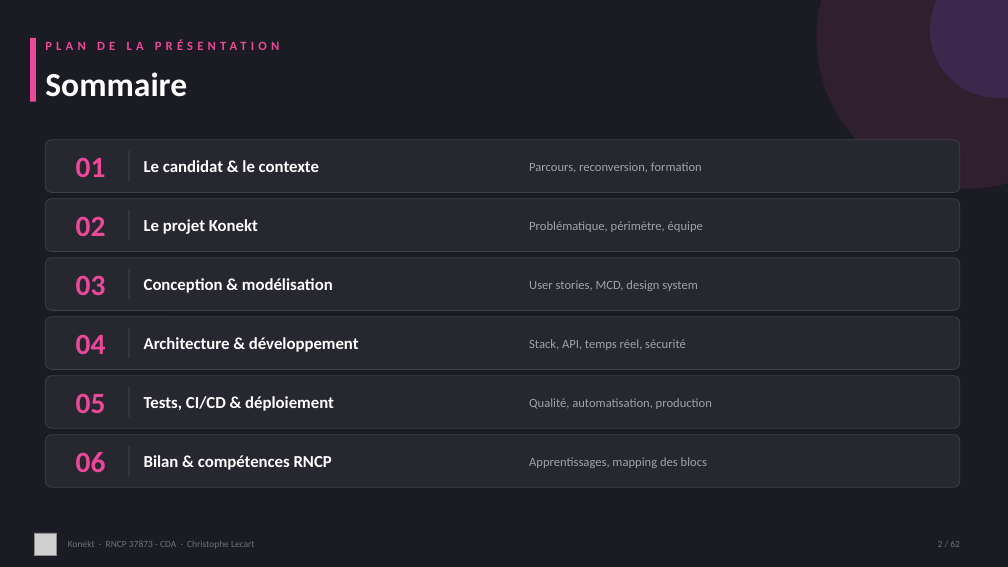
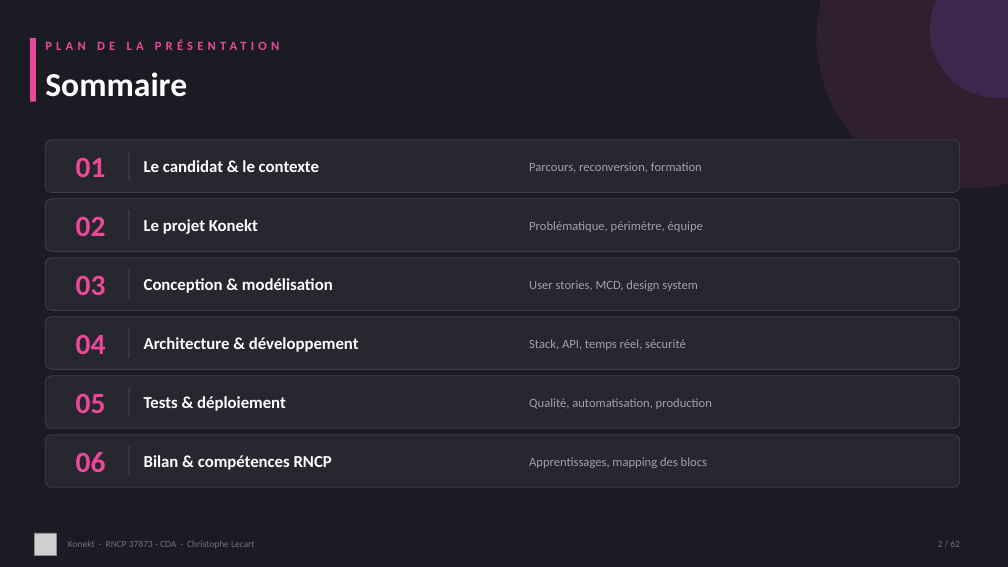
Before and after one commit to CLecart/social-network, a slide deck: slide 2 of dossier-certification/00-presentation/Konekt_RNCP_37873_Support_Visuel.pptx. Drawn at 1008x567 pixels with LibreOffice and Linux fonts; fonts in the diff are those of the drawing; grey boxes stand for pictures. Boxes give left, top, right and bottom in pixels: in the first picture for what was removed or moved away, otherwise in the second. Text is boxed around its words. In the diff, an @@ line names an element or a change of style, - is before the commit and + after.

```diff
--- a/dossier-certification/00-presentation/Konekt_RNCP_37873_Support_Visuel.pptx
+++ b/dossier-certification/00-presentation/Konekt_RNCP_37873_Support_Visuel.pptx
@@ text at <box>144,396,286,411</box>: text changed @@
-Tests, CI/CD & déploiement
+Tests & déploiement
```
Also in this commit, not shown: 9 other slides changed, 1 slide added, 1 slide removed.
